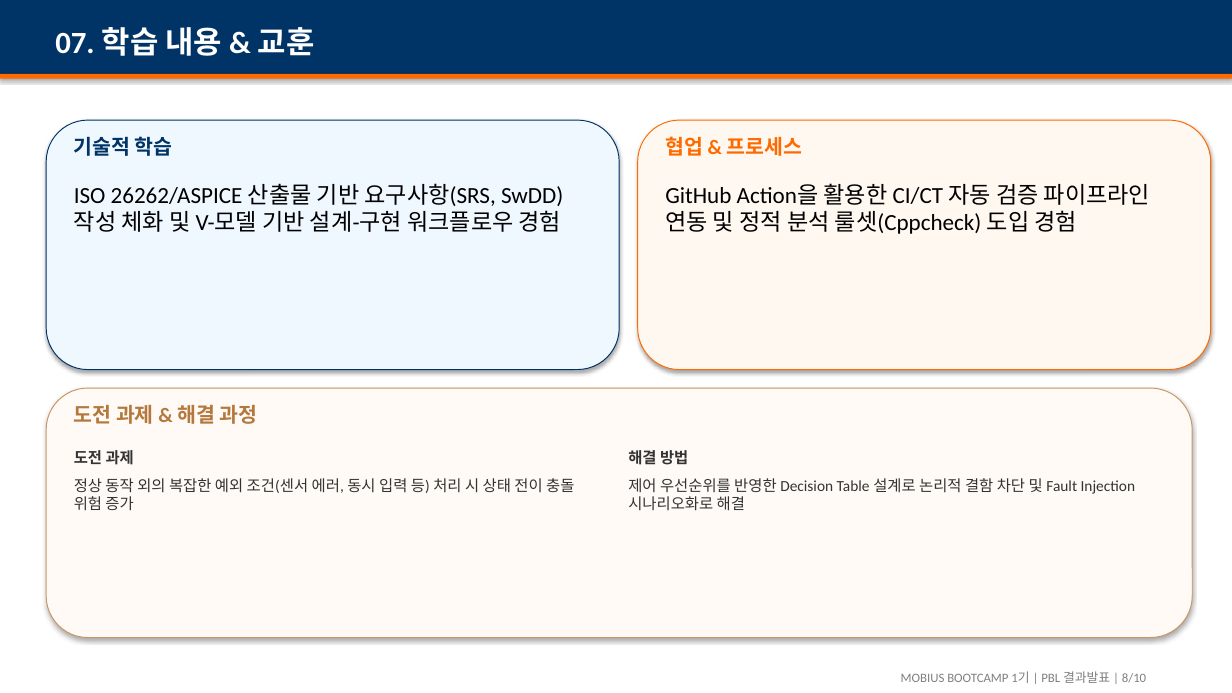
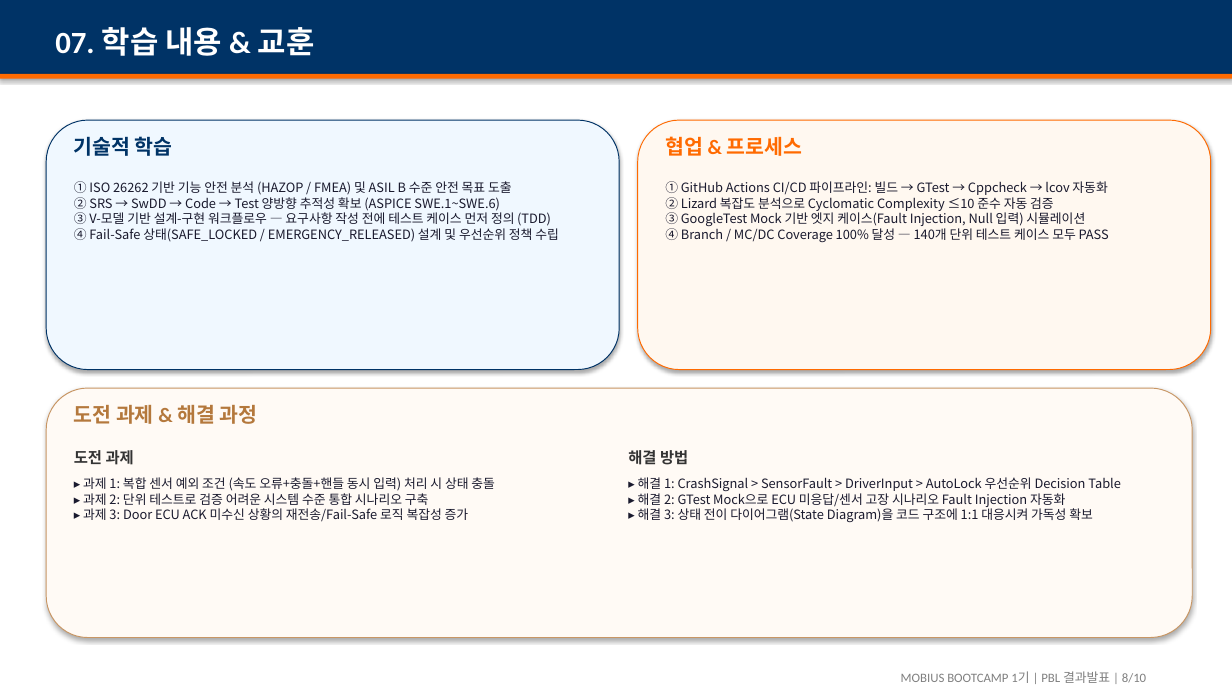
Before and after one commit to codingSkeleton6478/MBP-T05-ChildLock, a slide deck: slide 8 of docs/MBP-T05_ChildLock_결과발표_Final.pptx. Drawn at 1232x693 pixels with LibreOffice and Linux fonts; fonts in the diff are those of the drawing. Boxes give left, top, right and bottom in pixels: in the first picture for what was removed or moved away, otherwise in the second. Text is boxed around its words. In the diff, an @@ line names an element or a change of style, - is before the commit and + after.

```diff
--- a/docs/MBP-T05_ChildLock_결과발표_Final.pptx
+++ b/docs/MBP-T05_ChildLock_결과발표_Final.pptx
@@ text at (x1=74, y1=181, x2=559, y2=242): text changed; size 18 to 10 pt; font Calibri to Noto Sans CJK KR; text colour #000000 to #1A1A2E @@
-ISO 26262/ASPICE 산출물 기반 요구사항(SRS, SwDD) 작성 체화 및 V-모델 기반 설계-구현 워크플로우 경험
+① ISO 26262 기반 기능 안전 분석 (HAZOP / FMEA) 및 ASIL B 수준 안전 목표 도출
+② SRS → SwDD → Code → Test 양방향 추적성 확보 (ASPICE SWE.1~SWE.6)
+③ V-모델 기반 설계-구현 워크플로우 — 요구사항 작성 전에 테스트 케이스 먼저 정의 (TDD)
+④ Fail-Safe 상태(SAFE_LOCKED / EMERGENCY_RELEASED) 설계 및 우선순위 정책 수립
@@ text at (x1=665, y1=181, x2=1109, y2=242): text changed; size 18 to 10 pt; font Calibri to Noto Sans CJK KR; text colour #000000 to #1A1A2E @@
-GitHub Action을 활용한 CI/CT 자동 검증 파이프라인 연동 및 정적 분석 룰셋(Cppcheck) 도입 경험
+① GitHub Actions CI/CD 파이프라인: 빌드 → GTest → Cppcheck → lcov 자동화
+② Lizard 복잡도 분석으로 Cyclomatic Complexity ≤10 준수 자동 검증
+③ GoogleTest Mock 기반 엣지 케이스(Fault Injection, Null 입력) 시뮬레이션
+④ Branch / MC/DC Coverage 100% 달성 — 140개 단위 테스트 케이스 모두 PASS
@@ text at (x1=83, y1=477, x2=495, y2=522): text changed; size 12 to 10 pt; font Calibri to Noto Sans CJK KR; text colour #333333 to #1A1A2E @@
-정상 동작 외의 복잡한 예외 조건(센서 에러, 동시 입력 등) 처리 시 상태 전이 충돌 위험 증가
+▸ 과제 1: 복합 센서 예외 조건 (속도 오류+충돌+핸들 동시 입력) 처리 시 상태 충돌
+▸ 과제 2: 단위 테스트로 검증 어려운 시스템 수준 통합 시나리오 구축
+▸ 과제 3: Door ECU ACK 미수신 상황의 재전송/Fail-Safe 로직 복잡성 증가
@@ text at (x1=638, y1=477, x2=1120, y2=522): text changed; size 12 to 10 pt; font Calibri to Noto Sans CJK KR; text colour #333333 to #1A1A2E @@
-제어 우선순위를 반영한 Decision Table 설계로 논리적 결함 차단 및 Fault Injection 시나리오화로 해결
+▸ 해결 1: CrashSignal > SensorFault > DriverInput > AutoLock 우선순위 Decision Table
+▸ 해결 2: GTest Mock으로 ECU 미응답/센서 고장 시나리오 Fault Injection 자동화
+▸ 해결 3: 상태 전이 다이어그램(State Diagram)을 코드 구조에 1:1 대응시켜 가독성 확보
```
Also in this commit, not shown: 6 other slides changed, 4 other files.
